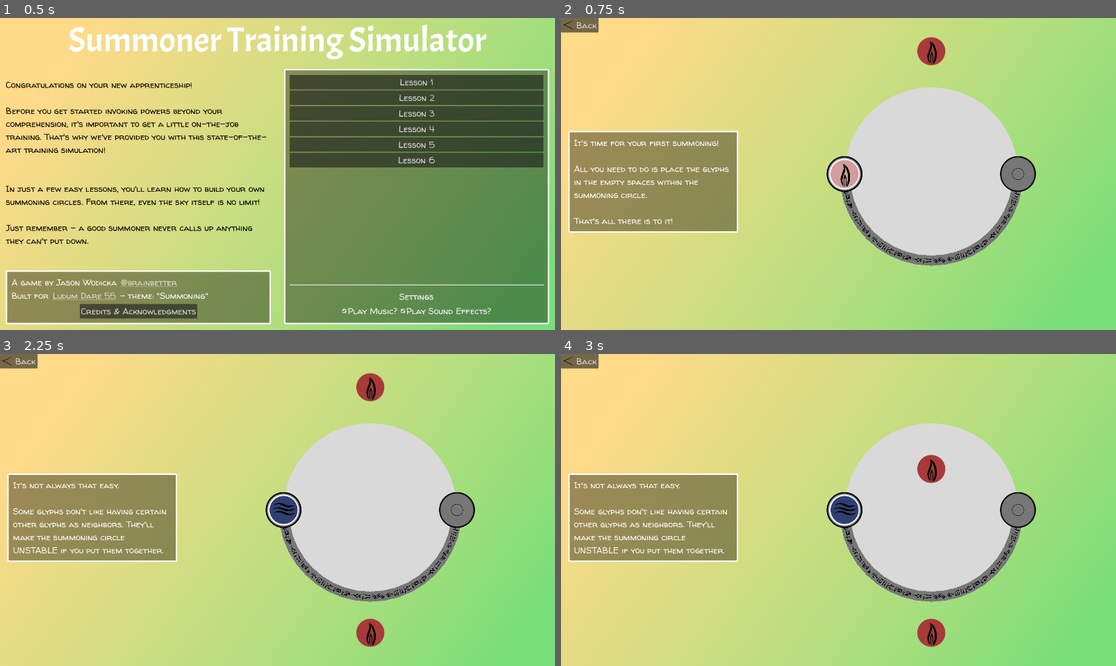
Above: before the commit, frames 1-4 (two rows, left to right).
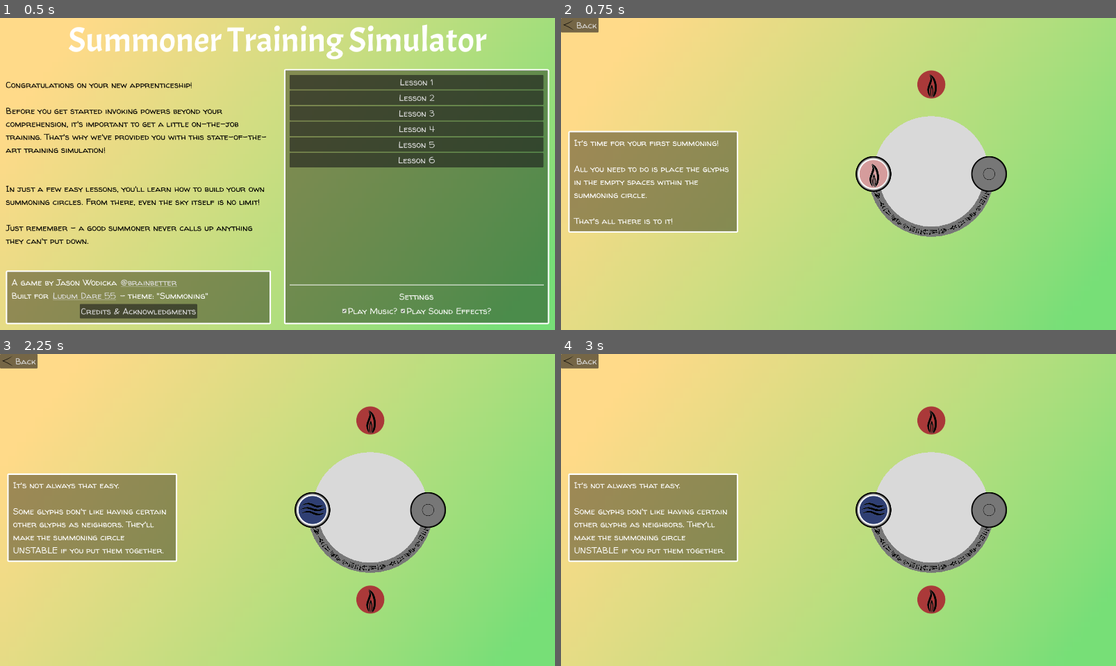
Above: after the commit, the same moments.

Repository: jwodicka/LD55
Game: Godot game, scene res://game_shell.tscn
The game is run twice, just before and just after one commit, with the same random seed, the same clock (stepped at 60 frames per second) and the same inputs.
Inputs (mouse positions are in pixels of both pictures, inside the frame that each line leads up to):
- Up to frame 1 (0.5 s): no input
- Up to frame 2 (0.75 s): click "Lesson 1" at 0.5 s
- Up to frame 3 (2.25 s): click "Back" at 1.25 s; click "Lesson 2" at 2 s
- Up to frame 4 (3 s): tap Enter at 2.75 s; drag from (932, 388) to (932, 631) at 2.77 s

Frame 1 is identical in both runs. In frame 2, 10% of the frame differs, in the area x 47-86%, y 6-80%; in frame 3, 11%, in the area x 47-86%, y 6-94%; in frame 4, 11%.

Commit message:
Decrease circle radius for normal screens

Diff:
--- a/SummoningCircle.gd
+++ b/SummoningCircle.gd
@@ -10,7 +10,7 @@
 signal puzzle_solved
 
 @export
-var radius : float = 300
+var radius : float = 200
 
 @export
 var glyphs : Array[GameLogic.Symbol]
@@ -51,7 +51,7 @@
 		var symbol := glyphs[i]
 		var glyph: DraggableGlyph = DRAGGABLE_GLYPH.instantiate()
 		glyph.symbol = symbol
-		var offset: Vector2 = (Vector2.UP * (radius + 125)).rotated((TAU / glyphs.size()) * i)
+		var offset: Vector2 = (Vector2.UP * (radius + 110)).rotated((TAU / glyphs.size()) * i)
 		glyph.position = offset
 		$Glyphs.add_child(glyph)
 	for i in range(targets):
--- a/credits.tscn
+++ b/credits.tscn
@@ -197,6 +197,7 @@
 layout_mode = 2
 text = "Playtesting, company, and moral support provided by everyone who joined me in Twitch chat for this endeavor.
 Particular thanks to a few friends who went above and beyond:
+aredsail
 dougbeal
 firewhiskers
 kaivex
